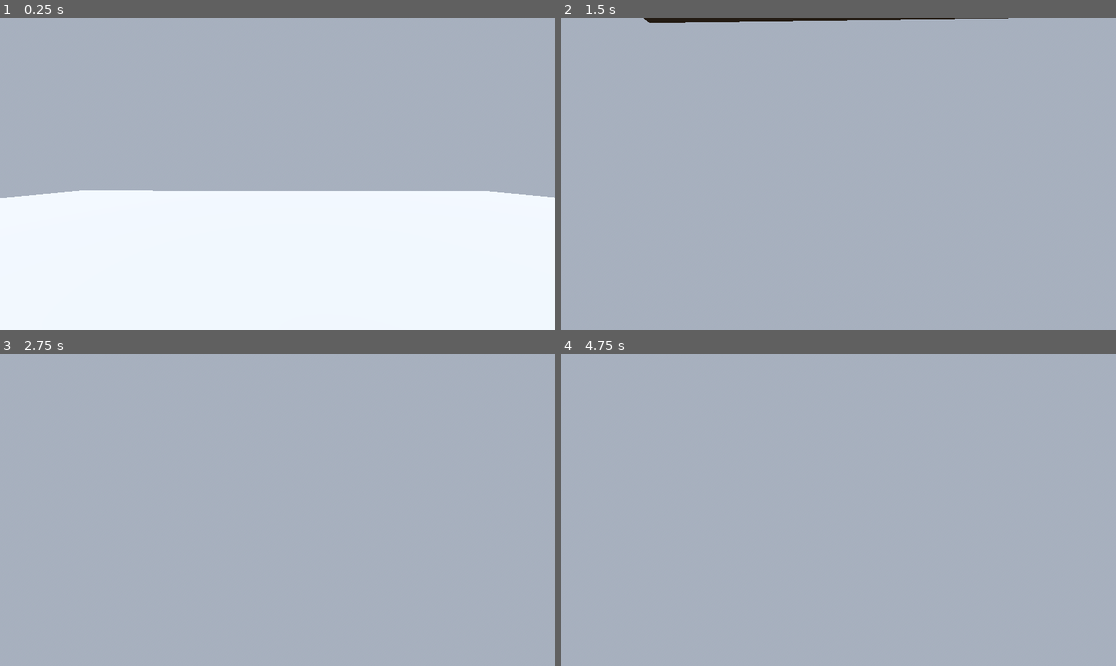
Above: before the commit, frames 1-4 (two rows, left to right).
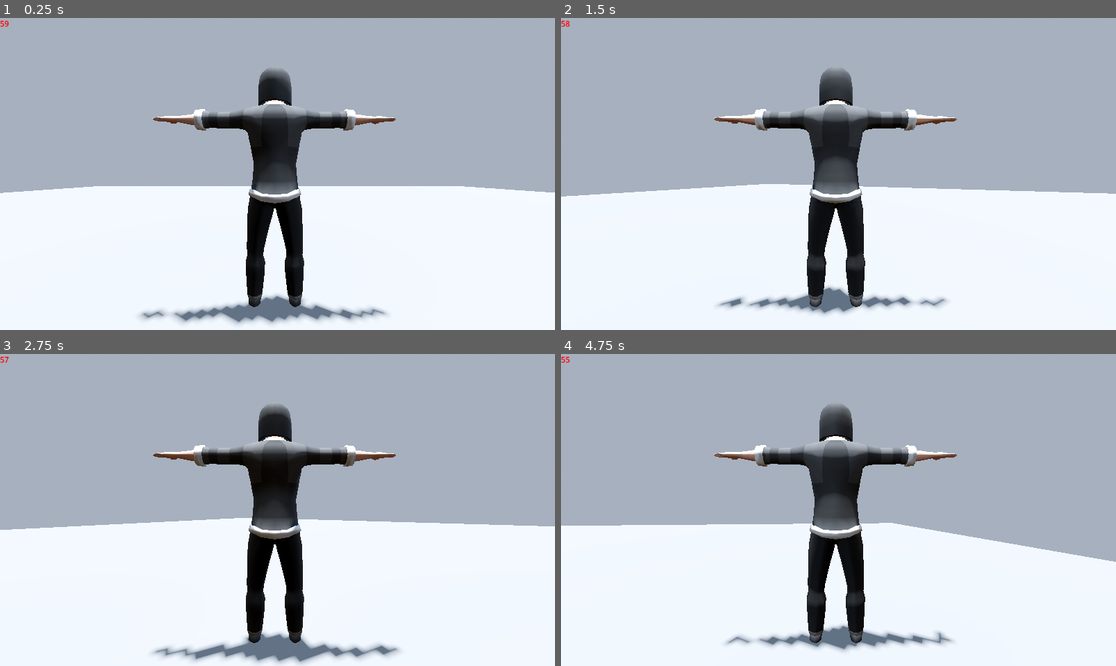
Above: after the commit, the same moments.

Repository: TranHoang3105/UOP-Labyrinth
Game: Godot game, scene res://Scene/Zone1/zone_1.tscn
Same seed, same stepped clock (60 frames per second), same inputs: the game is played once before the commit and once after it. Before the commit the project starts from res://Scene/Zone1/main.tscn.
Inputs (mouse positions are in pixels of both pictures, inside the frame that each line leads up to):
- Up to frame 1 (0.25 s): no input
- Up to frame 2 (1.5 s): tap Enter (ui_accept) at 0.5, 0.6 s; move the mouse to (960, 158) at 0.52 s; tap Space (jump) at 0.77, 0.8, 1.07, 1.35 s; move the mouse to (727, 189) at 1.27 s; hold W (move_back, bound only after the commit) from 1.28 s (still down)
- Up to frame 3 (2.75 s): tap Space (jump) at 1.52, 1.82, 2.3 s; tap Enter (ui_accept) at 1.55 s; move the mouse to (333, 441) at 2.02 s; release W (move_back, bound only after the commit) at 2.03 s; hold Shift (sprint) from 2.03 s (still down)
- Up to frame 4 (4.75 s): tap Enter (ui_accept) at 2.75, 2.85, 3.6, 4.55 s; move the mouse to (810, 572) at 2.77 s; release Shift (sprint) at 2.78 s; tap Space (jump) at 3.02, 3.32, 3.77, 3.8, 4.07, 4.35, 4.52 s; move the mouse to (1005, 556) at 3.52 s; hold D (move_left, bound only after the commit) from 3.53 s (still down); move the mouse to (672, 463) at 4.27 s

The runs differ from the first frame. In frame 1, 10% of the frame differs, in the area x 0-100%, y 0-99%; in frame 2, 49%; in frame 3, 49%, in the area x 0-100%, y 0-100%; in frame 4, 47%.

Commit message:
Organized file + added test 3rd pov

Diff:
--- a/Scene/Character/Character.tscn
+++ /dev/null
@@ -1,3 +0,0 @@
-[gd_scene format=3 uid="uid://b2uvkutqk48t5"]
-
-[node name="Node3D" type="Node3D"]
--- a/Scene/Character/player.tscn
+++ b/Scene/Character/player.tscn
@@ -1,10 +1,12 @@
-[gd_scene load_steps=3 format=3 uid="uid://btcmfagu2n5kt"]
+[gd_scene load_steps=4 format=3 uid="uid://btcmfagu2n5kt"]
 
 [ext_resource type="PackedScene" uid="uid://bwd8wlhgqcnix" path="res://Assets/Character/GLB/Character_1.glb" id="1_5trst"]
+[ext_resource type="Script" uid="uid://bmgpe1jybjvwq" path="res://Script/Player/player.gd" id="1_087al"]
 
 [sub_resource type="CapsuleShape3D" id="CapsuleShape3D_087al"]
 
 [node name="Player" type="CharacterBody3D"]
+script = ExtResource("1_087al")
 
 [node name="CollisionShape3D" type="CollisionShape3D" parent="."]
 transform = Transform3D(1, 0, 0, 0, 1, 0, 0, 0, 1, 0, 1.3233933, 0)
@@ -15,8 +17,8 @@
 [node name="Character_12" parent="CollisionShape3D/Visual" instance=ExtResource("1_5trst")]
 transform = Transform3D(0.99994993, 0, 0.010017904, 0, 1, 0, -0.010017904, 0, 0.99994993, 0.028011799, -0.9497527, -0.1829145)
 
-[node name="Camera" type="Node3D" parent="."]
+[node name="camera_mount" type="Node3D" parent="."]
 transform = Transform3D(1, 0, 0, 0, 0.997042, -0.076858245, 0, 0.076858245, 0.997042, 0, 1.5147889, -0.16946119)
 
-[node name="Camera3D" type="Camera3D" parent="Camera"]
+[node name="Camera3D" type="Camera3D" parent="camera_mount"]
 transform = Transform3D(-0.99998695, 4.086928e-11, -0.005113885, 0.00038263152, 0.9971969, -0.07482109, 0.0050995504, -0.074822076, -0.99718386, -0.0011560246, -0.17474115, -1.6323364)
--- a/Scene/Zone1/main.tscn
+++ b/Scene/Zone1/zone_1.tscn
@@ -1,6 +1,7 @@
-[gd_scene load_steps=6 format=3 uid="uid://myb7plg1nupe"]
+[gd_scene load_steps=8 format=3 uid="uid://bmcpj6frtoxf3"]
 
-[ext_resource type="PackedScene" uid="uid://87d0infql0yr" path="res://player.tscn" id="1_sycog"]
+[ext_resource type="Script" uid="uid://bx8q8mfm0ntj0" path="res://Script/Scene/zone_1(Timer).gd" id="1_c0rng"]
+[ext_resource type="PackedScene" uid="uid://btcmfagu2n5kt" path="res://Scene/Character/player.tscn" id="2_h7ghx"]
 
 [sub_resource type="ProceduralSkyMaterial" id="ProceduralSkyMaterial_7dm0k"]
 sky_horizon_color = Color(0.66224277, 0.6717428, 0.6867428, 1)
@@ -20,7 +21,10 @@
 
 [sub_resource type="BoxMesh" id="BoxMesh_7dm0k"]
 
+[sub_resource type="WorldBoundaryShape3D" id="WorldBoundaryShape3D_qfali"]
+
 [node name="Zone1" type="Node3D"]
+script = ExtResource("1_c0rng")
 
 [node name="WorldEnvironment" type="WorldEnvironment" parent="."]
 environment = SubResource("Environment_0xm2m")
@@ -32,11 +36,24 @@
 [node name="Map" type="Node3D" parent="."]
 
 [node name="MeshInstance3D" type="MeshInstance3D" parent="Map"]
-transform = Transform3D(0.5130552, -4.7820107e-05, 29.995611, 0.41938895, 0.19998047, -7.536937e-09, -29.992682, 0.0027955172, 0.5131053, -0.042112276, 0.048938334, 0.023727119)
+transform = Transform3D(-1.3113417e-06, 0, 30, 0, 0.20000002, 0, -30.000002, 0, -1.3113416e-06, -0.042112276, 0.048938334, 0.023727119)
 mesh = SubResource("BoxMesh_7dm0k")
 skeleton = NodePath("../..")
 
-[node name="CollisionShape3D" type="CollisionShape3D" parent="Map/MeshInstance3D"]
+[node name="StaticBody3D" type="StaticBody3D" parent="Map/MeshInstance3D"]
 
-[node name="Player" parent="." instance=ExtResource("1_sycog")]
-transform = Transform3D(1, 0, 0, 0, 1, 0, 0, 0, 1, 0, 2, 0)
+[node name="CollisionShape3D" type="CollisionShape3D" parent="Map/MeshInstance3D/StaticBody3D"]
+shape = SubResource("WorldBoundaryShape3D_qfali")
+
+[node name="CanvasLayer" type="CanvasLayer" parent="."]
+
+[node name="CountdownLabel" type="Label" parent="CanvasLayer"]
+offset_right = 137.0
+offset_bottom = 56.0
+
+[node name="CountdownTimer" type="Timer" parent="."]
+wait_time = 60.0
+one_shot = true
+
+[node name="Player" parent="." instance=ExtResource("2_h7ghx")]
+transform = Transform3D(1, 0, 0, 0, 1, 0, 0, 0, 1, 0, -0.19681482, 0)
--- /dev/null
+++ b/Script/Player/player.gd
@@ -0,0 +1,36 @@
+extends CharacterBody3D
+
+
+const SPEED = 5.0
+const JUMP_VELOCITY = 4.5
+var sens_horizontal = 0.5
+func _ready():
+	Input.mouse_mode = Input.MOUSE_MODE_CAPTURED
+
+func _input(event):
+	if event is InputEventMouseMotion:
+		rotate_y(deg_to_rad(-event.relative.x * sens_horizontal))
+		#$camera_mount.rotate_x(-deg_to_rad(event.relative.y * sens_horizontal))
+
+
+func _physics_process(delta: float) -> void:
+	# Add the gravity.
+	if not is_on_floor():
+		velocity += get_gravity() * delta
+
+	# Handle jump.
+	if Input.is_action_just_pressed("ui_accept") and is_on_floor():
+		velocity.y = JUMP_VELOCITY
+
+	# Get the input direction and handle the movement/deceleration.
+	# As good practice, you should replace UI actions with custom gameplay actions.
+	var input_dir := Input.get_vector("move_left", "move_right", "move_forward", "move_back")
+	var direction := (transform.basis * Vector3(input_dir.x, 0, input_dir.y)).normalized()
+	if direction:
+		velocity.x = direction.x * SPEED
+		velocity.z = direction.z * SPEED
+	else:
+		velocity.x = move_toward(velocity.x, 0, SPEED)
+		velocity.z = move_toward(velocity.z, 0, SPEED)
+
+	move_and_slide()
--- a/project.godot
+++ b/project.godot
@@ -11,7 +11,7 @@
 [application]
 
 config/name="UOP Labyrinth"
-run/main_scene="uid://myb7plg1nupe"
+run/main_scene="uid://bmcpj6frtoxf3"
 config/features=PackedStringArray("4.5", "Forward Plus")
 config/icon="res://icon.svg"
 
@@ -19,22 +19,22 @@
 
 move_forward={
 "deadzone": 0.2,
-"events": [Object(InputEventKey,"resource_local_to_scene":fa …(141 unchanged characters)… ":false,"keycode":0,"physical_keycode":87,"key_label":0,"unicode":119,"location":0,"echo":false,"script":null)
+"events": [Object(InputEventKey,"resource_local_to_scene":fa …(141 unchanged characters)… ":false,"keycode":0,"physical_keycode":83,"key_label":0,"unicode":115,"location":0,"echo":false,"script":null)
 ]
 }
 move_back={
 "deadzone": 0.2,
-"events": [Object(InputEventKey,"resource_local_to_scene":fa …(141 unchanged characters)… ":false,"keycode":0,"physical_keycode":83,"key_label":0,"unicode":115,"location":0,"echo":false,"script":null)
+"events": [Object(InputEventKey,"resource_local_to_scene":fa …(141 unchanged characters)… ":false,"keycode":0,"physical_keycode":87,"key_label":0,"unicode":119,"location":0,"echo":false,"script":null)
 ]
 }
 move_left={
 "deadzone": 0.2,
-"events": [Object(InputEventKey,"resource_local_to_scene":false,"resource_name":"","device":-1,"window_id":0,"alt_pressed":false,"shift_pressed":false,"ctrl_pressed":false,"meta_pressed":false,"pressed":false,"keycode":0,"physical_keycode":65,"key_label":0,"unicode":97,"location":0,"echo":false,"script":null)
+"events": [Object(InputEventKey,"resource_local_to_scene":false,"resource_name":"","device":0,"window_id":0,"alt_pressed":false,"shift_pressed":false,"ctrl_pressed":false,"meta_pressed":false,"pressed":false,"keycode":0,"physical_keycode":68,"key_label":0,"unicode":0,"location":0,"echo":false,"script":null)
 ]
 }
 move_right={
 "deadzone": 0.2,
-"events": [Object(InputEventKey,"resource_local_to_scene":fa …(141 unchanged characters)… ":false,"keycode":0,"physical_keycode":68,"key_label":0,"unicode":100,"location":0,"echo":false,"script":null)
+"events": [Object(InputEventKey,"resource_local_to_scene":fa …(141 unchanged characters)… ":false,"keycode":0,"physical_keycode":65,"key_label":0,"unicode":97,"location":0,"echo":false,"script":null)
 ]
 }
 jump={
--- a/zone_1.tscn
+++ /dev/null
@@ -1,50 +0,0 @@
-[gd_scene load_steps=6 format=3 uid="uid://bmcpj6frtoxf3"]
-
-[ext_resource type="Script" uid="uid://bx8q8mfm0ntj0" path="res://zone_1(Timer).gd" id="1_c0rng"]
-
-[sub_resource type="ProceduralSkyMaterial" id="ProceduralSkyMaterial_7dm0k"]
-sky_horizon_color = Color(0.66224277, 0.6717428, 0.6867428, 1)
-ground_horizon_color = Color(0.66224277, 0.6717428, 0.6867428, 1)
-
-[sub_resource type="Sky" id="Sky_ig7tw"]
-sky_material = SubResource("ProceduralSkyMaterial_7dm0k")
-
-[sub_resource type="Environment" id="Environment_0xm2m"]
-background_mode = 2
-sky = SubResource("Sky_ig7tw")
-tonemap_mode = 2
-sdfgi_enabled = true
-glow_enabled = true
-fog_enabled = true
-fog_density = 0.0
-
-[sub_resource type="BoxMesh" id="BoxMesh_7dm0k"]
-
-[node name="Zone1" type="Node3D"]
-script = ExtResource("1_c0rng")
-
-[node name="WorldEnvironment" type="WorldEnvironment" parent="."]
-environment = SubResource("Environment_0xm2m")
-
-[node name="DirectionalLight3D" type="DirectionalLight3D" parent="."]
-transform = Transform3D(-0.8428052, -0.53652287, -0.04269166, -0.013967001, -0.05749133, 0.99824834, -0.5380375, 0.84192514, 0.04096038, -0.18252158, 0.16442758, 0)
-shadow_enabled = true
-
-[node name="Map" type="Node3D" parent="."]
-
-[node name="MeshInstance3D" type="MeshInstance3D" parent="Map"]
-transform = Transform3D(0.5130552, -4.7820107e-05, 29.995611, 0.41938895, 0.19998047, -7.536937e-09, -29.992682, 0.0027955172, 0.5131053, -0.042112276, 0.048938334, 0.023727119)
-mesh = SubResource("BoxMesh_7dm0k")
-skeleton = NodePath("../..")
-
-[node name="CollisionShape3D" type="CollisionShape3D" parent="Map/MeshInstance3D"]
-
-[node name="CanvasLayer" type="CanvasLayer" parent="."]
-
-[node name="CountdownLabel" type="Label" parent="CanvasLayer"]
-offset_right = 137.0
-offset_bottom = 56.0
-
-[node name="CountdownTimer" type="Timer" parent="."]
-wait_time = 60.0
-one_shot = true
Not shown, added: Script/Player/player.gd.uid
Renamed: zone_1(Timer).gd -> Script/Scene/zone_1(Timer).gd
Renamed: zone_1(Timer).gd.uid -> Script/Scene/zone_1(Timer).gd.uid
Not shown, changed: README.md
